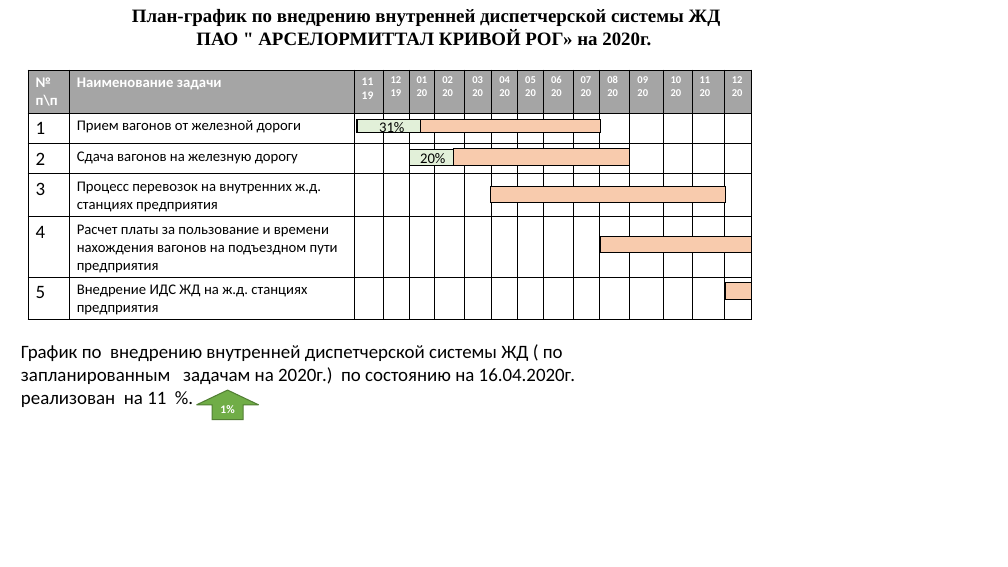
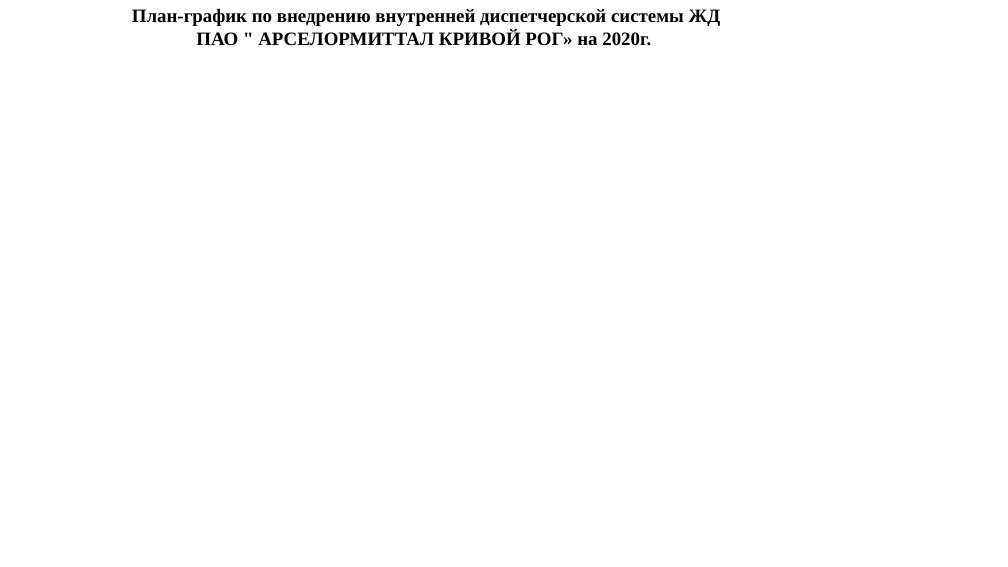
Before and after one commit to ealevchenko/IDS-RailWay, a slide deck: slide 2 of Documents/Plan/Презентация по реализации ИДС ТД (16-04).pptx. Drawn at 1008x567 pixels with LibreOffice and Linux fonts; fonts in the diff are those of the drawing; background and template pictures are left out. Boxes give left, top, right and bottom in pixels: in the first picture for what was removed or moved away, otherwise in the second. Text is boxed around its words. In the diff, an @@ line names an element or a change of style, - is before the commit and + after.

```diff
--- a/Documents/Plan/Презентация по реализации ИДС ТД (16-04).pptx
+++ b/Documents/Plan/Презентация по реализации ИДС ТД (16-04).pptx
@@ table removed at (28, 70, 751, 320), 6 rows, 16 columns @@
-№ п\п | Наименование задачи | 1119 | 12 19 | 01 / 20 | 02 / 20 | 03 / 20 | 04 / 20 | 05 / 20 | 06 / 20 | 07 / 20 | 08 / 20 | 09 / 20 | 10 / 20 | 11 / 20 | 12 / 20
-1 | Прием вагонов от железной дороги |  |  |  |  |  |  |  |  |  |  |  |  |  | 
-2 | Сдача вагонов на железную дорогу |  |  |  |  |  |  |  |  |  |  |  |  |  | 
-3 | Процесс перевозок на внутренних ж.д. станциях предприятия |  |  |  |  |  |  |  |  |  |  |  |  |  | 
-4 | Расчет платы за пользование и времени нахождения вагонов на подъездном пути предприятия |  |  |  |  |  |  |  |  |  |  |  |  |  | 
-5 | Внедрение ИДС ЖД на ж.д. станциях предприятия |  |  |  |  |  |  |  |  |  |  |  |  |  | 
@@ rectangle removed at (357, 119, 420, 133) @@
@@ text removed at (379, 119, 404, 136) @@
-31%
@@ rectangle removed at (410, 119, 600, 133) @@
@@ rectangle removed at (454, 149, 630, 166) @@
@@ rectangle removed at (410, 150, 454, 166) @@
@@ text removed at (420, 153, 445, 167) @@
-20%
@@ rectangle removed at (491, 187, 726, 203) @@
@@ rectangle removed at (601, 237, 752, 253) @@
@@ rectangle removed at (726, 282, 752, 299) @@
@@ text removed at (21, 345, 575, 407) @@
-График по внедрению внутренней диспетчерской системы ЖД ( по запланированным задачам на 2020г.) по состоянию на 16.04.2020г. реализован на 11 %.
@@ up arrow removed at (197, 390, 259, 420) @@
-1%
```
Also in this commit, not shown: 1 other slide changed, 2 slides removed, 2 other files.
